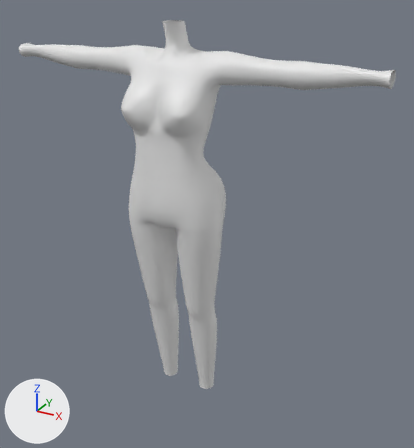
The Blender file untitled.blend, before and after one commit.
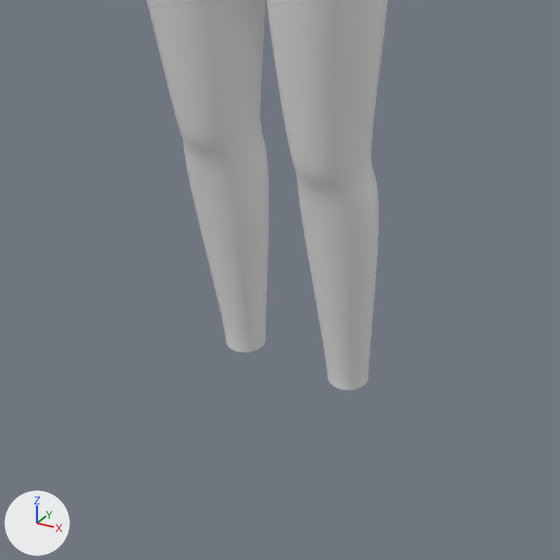
Old and new are each drawn whole from a 50 mm lens placed at (8.28, -13.04, 1.74), pointed at (0.72, 0.7, -5.13) and again close up on the part from 21% to 68% of the width and 56% to 100% of the height. The axes (+X, +Y, +Z) are drawn at lower left. The lights are the same throughout.

Script lines for the objects in view, before the commit:
```python
me_cube = bpy.data.meshes.new('Cube')
me_cube.from_pydata(...)  # 286 vertices, 268 faces; spans x 0.0..5.59, y -1.0..1.28, z -9.91..1.73
me_cube.polygons.foreach_set('use_smooth', [True] * 268)
ob_cube = bpy.data.objects.new('Cube', me_cube)
ob_cube.location = (0.0, 0.0, -1.14)
_m = ob_cube.modifiers.new('Mirror', 'MIRROR')
_m = ob_cube.modifiers.new('Subdivision', 'SUBSURF')
_m.levels = 2
```
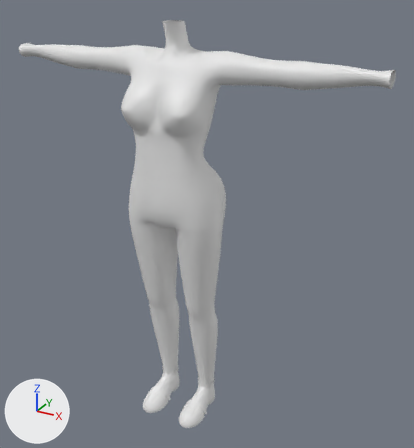
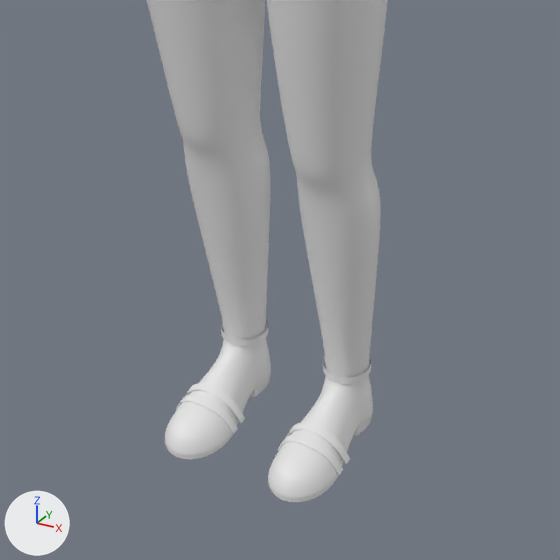
What changed in the scene script:
```text
Change me_cube:
    used by ob_cube; location = (0.0, 0.0, -1.14)
    remove me_cube.from_pydata(...)  # 286 vertices, 268 faces; spans x 0.0..5.59, y -1.0..1.28, z -9.91..1.73
    add me_cube.from_pydata(...)  # 492 vertices, 454 faces; spans x 0.0..5.59, y -1.0..1.28, z -10.56..1.73
    me_cube part 1: a new loose piece of 35 vertices spanning x 0.3..1.13, y -0.36..-0.17, z -10.46..-10.06
    me_cube part 2: a new loose piece of 35 vertices spanning x 0.3..1.13, y -0.2..0.0, z -10.43..-9.98
    me_cube part 3: a new loose piece of 16 vertices spanning x 0.39..1.02, y 0.35..0.98, z -9.77..-9.67
    me_cube part 4
    8 faces are deleted
    3 vertices move from x 0.52..0.9, y 0.41..0.5, z -9.91 to x 0.52..0.9, y 0.33..0.44, z -9.85..-9.82
    120 vertices are added at x 0.31..1.16, y -0.94..1.02, z -10.56..-7.92
    130 new faces join them
```

What differs and where, as boxes (x1, y1, x2, y2) in the close-ups (560 x 560 px):
'Cube', reshaped: before (147, 0, 388, 390); after (147, 0, 388, 502)
part 1 of me_cube, added: after (176, 395, 343, 475)
part 2 of me_cube, added: after (185, 383, 350, 464)
part 3 of me_cube, added: after (221, 319, 371, 384)
part 4 of me_cube, built on: before (192, 186, 379, 390); after (165, 163, 381, 502)
